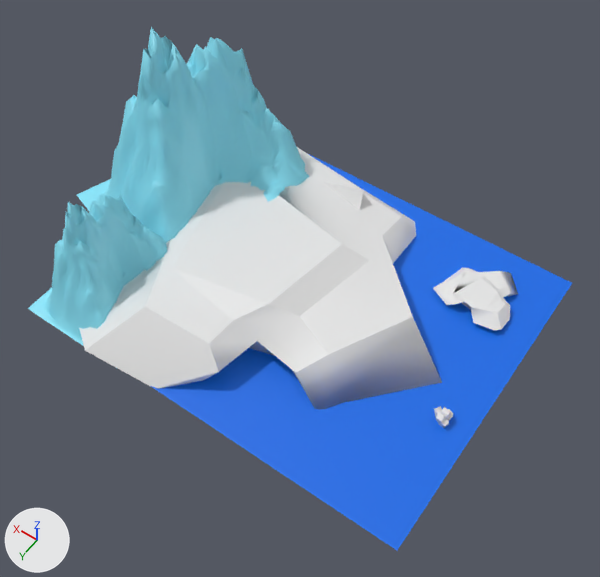
What one commit did to the Blender file public/scene.blend.
Camera for both pictures: a 50 mm camera at (-221.0, 369.0, 585.0) aimed at (25.0, 24.0, 43.0). The lights are fixed; the arrows at lower left show +X, +Y and +Z.
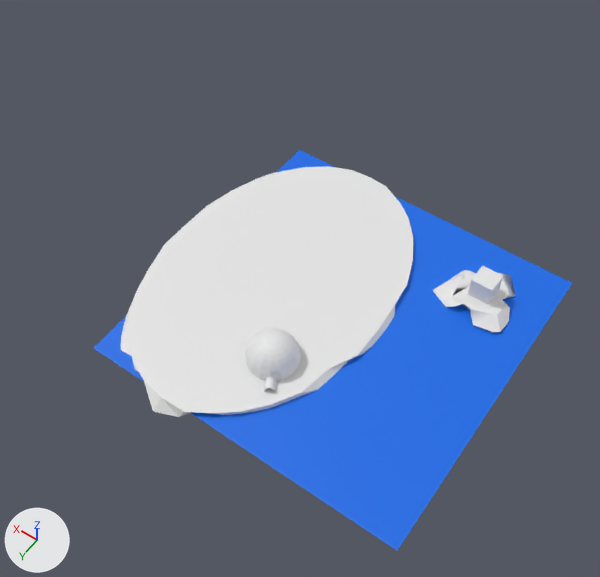
Pixel boxes (x1, y1, x2, y2) of what changed, in the pictures (600 x 577 px):
'Cube.002', deleted
    before: (79, 147, 442, 409)
'Cylinder', added
    after: (114, 166, 413, 417)
'Landscape.001', hidden (cyan)
    before: (77, 27, 309, 243)
'Landscape', hidden (cyan)
    before: (28, 194, 167, 346)
'Cube.001', moved
    before: (433, 267, 518, 330)
    after: (433, 270, 516, 332)
'Sphere', added
    after: (245, 328, 301, 381)
'Cube.003', added
    after: (468, 265, 503, 304)
'Cube', hidden
    before: (434, 406, 453, 428)
'Cylinder.001', added
    after: (264, 377, 276, 392)

The edits, one by one:
Mesh me_sphere is new.
It has 145 vertices, 145 faces and spans x -1.0..1.0, y -1.0..1.0, z -1.0..0.2.
Mesh me_cylinder_001 is new.
It has 76 vertices, 54 faces and spans x -1.0..0.2, y -1.0..1.0, z -1.0..1.0.
Mesh me_cylinder is new.
It has 64 vertices, 34 faces and spans x -1.04..0.99, y -1.03..1.06, z -1.0..1.0.
Mesh me_cube is new.
It is a box spanning x -10.0..10.0, y -10.0..10.0, z -10.0..10.0.
Object 'Cube' (ob_cube) is now hidden.
Object 'Cube.001' (ob_cube_001) moves from (-92.7, -84.4, 4.9) to (-92.7, -84.4, 1.9).
Object 'Cube.002' (ob_cube_002) is deleted.
Object 'Landscape' (ob_landscape) is now hidden.
Object 'Landscape.001' (ob_landscape_001) is now hidden.
Object 'Sphere' (ob_sphere) is new; it shows me_sphere.
Its location is (18.1, 72.6, 9.2).
Its rotation in degrees is (0, 0, 122).
Its scale is (-22.9, -22.9, -22.9).
Object 'Cylinder.001' (ob_cylinder_001) is new; it shows me_cylinder_001.
Its location is (3.9, 95.4, 5.8).
Its rotation in degrees is (-122, 90, 0).
Its scale is (5.89, 4.46, 5.39).
Object 'Cylinder' (ob_cylinder) is new; it shows me_cylinder.
Its location is (68.0, 0.0, 0.0).
Its scale is (108.0, 155.0, 4.74).
Object 'Cube.003' (ob_cube_003) is new; it shows me_cube.
Its location is (-92.0, -87.0, 19.2).
